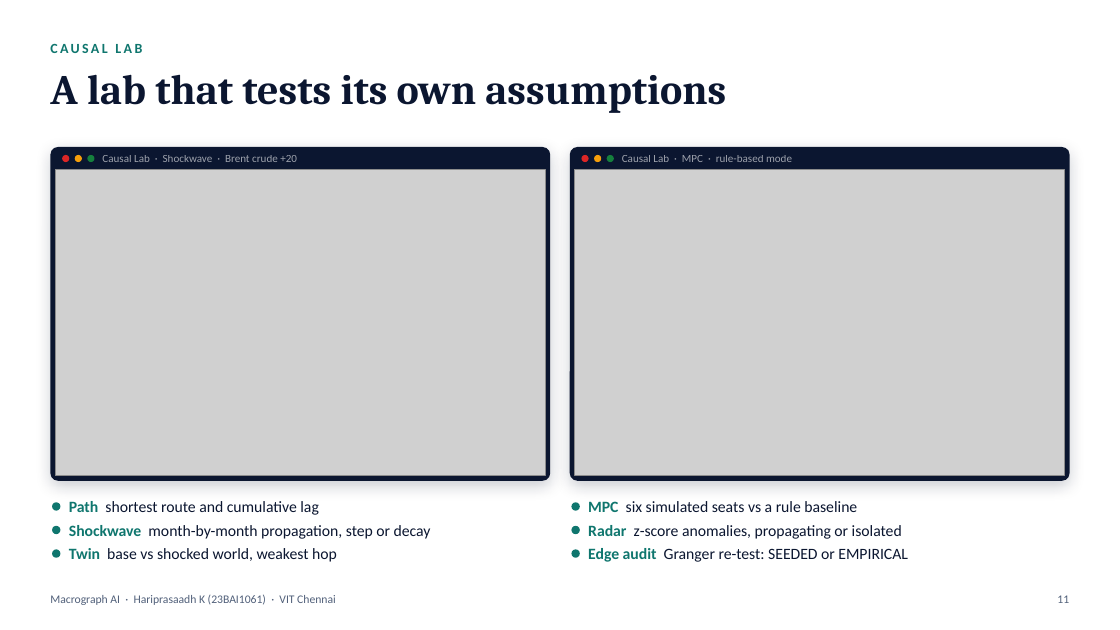
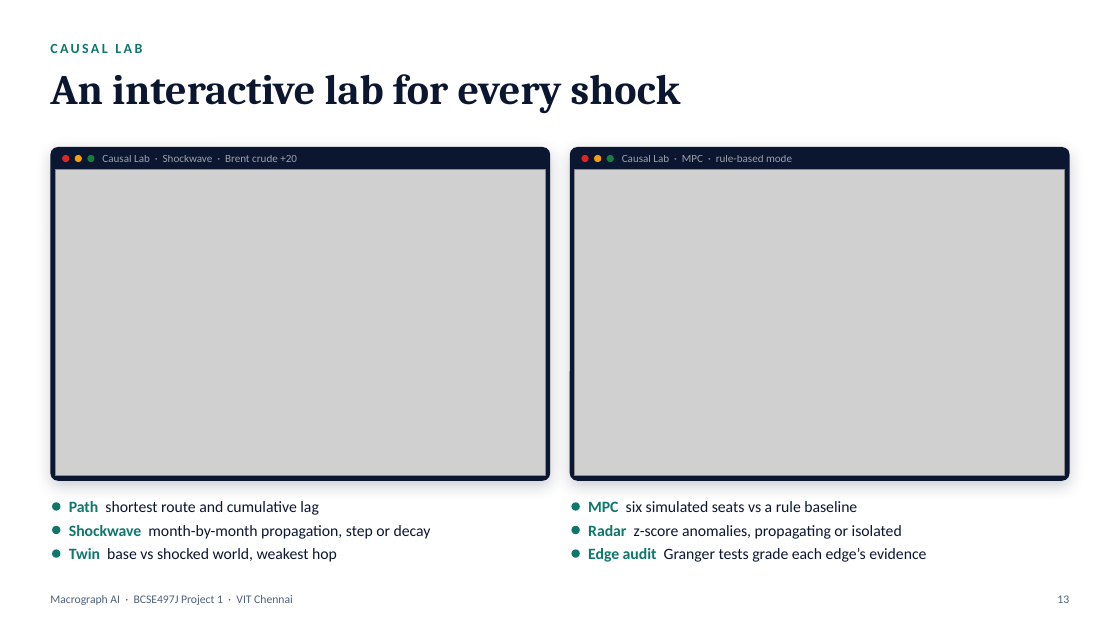
Before and after one commit to Hariprasaadh/macrograph-ai, a slide deck: slide 13 of docs/detailed/Macrograph_AI_Presentation.pptx (slide 11 before the commit). Drawn at 1120x630 pixels with LibreOffice and Linux fonts; fonts in the diff are those of the drawing; grey boxes stand for pictures. Boxes give left, top, right and bottom in pixels: in the first picture for what was removed or moved away, otherwise in the second. Text is boxed around its words. In the diff, an @@ line names an element or a change of style, - is before the commit and + after.

```diff
--- a/docs/detailed/Macrograph_AI_Presentation.pptx
+++ b/docs/detailed/Macrograph_AI_Presentation.pptx
@@ title at (50,74,681,114): text changed @@
-A lab that tests its own assumptions
+An interactive lab for every shock
@@ text at (588,548,926,562): text changed @@
-Edge audit Granger re-test: SEEDED or EMPIRICAL
+Edge audit Granger tests grade each edge’s evidence
@@ text at (50,595,293,605): text changed @@
-Macrograph AI · Hariprasaadh K (23BAI1061) · VIT Chennai
+Macrograph AI · BCSE497J Project 1 · VIT Chennai
@@ page number at (1057,595,1069,603): text changed @@
-11
+13
```
Also in this commit, not shown: 13 other slides changed, 6 slides added, 1 slide removed, 3 other files.
